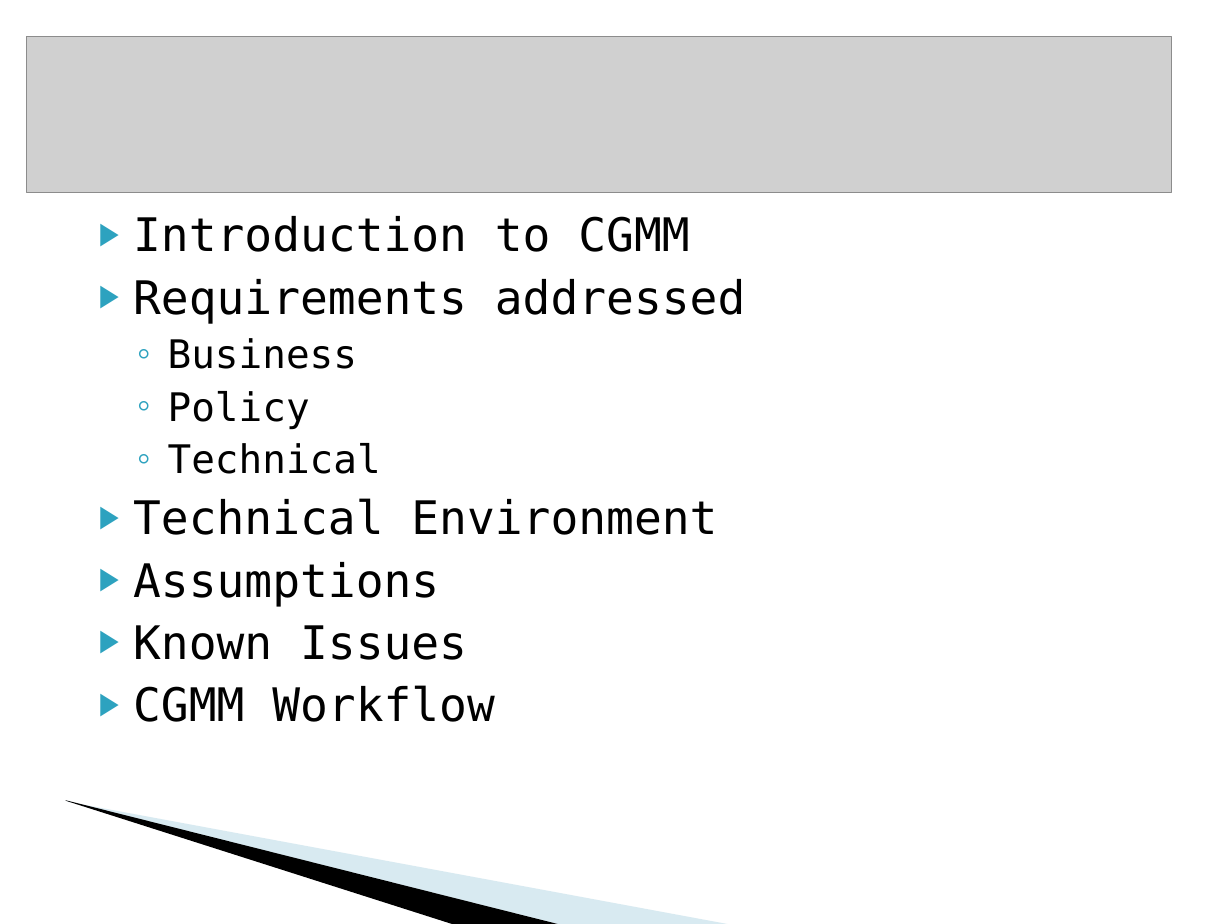
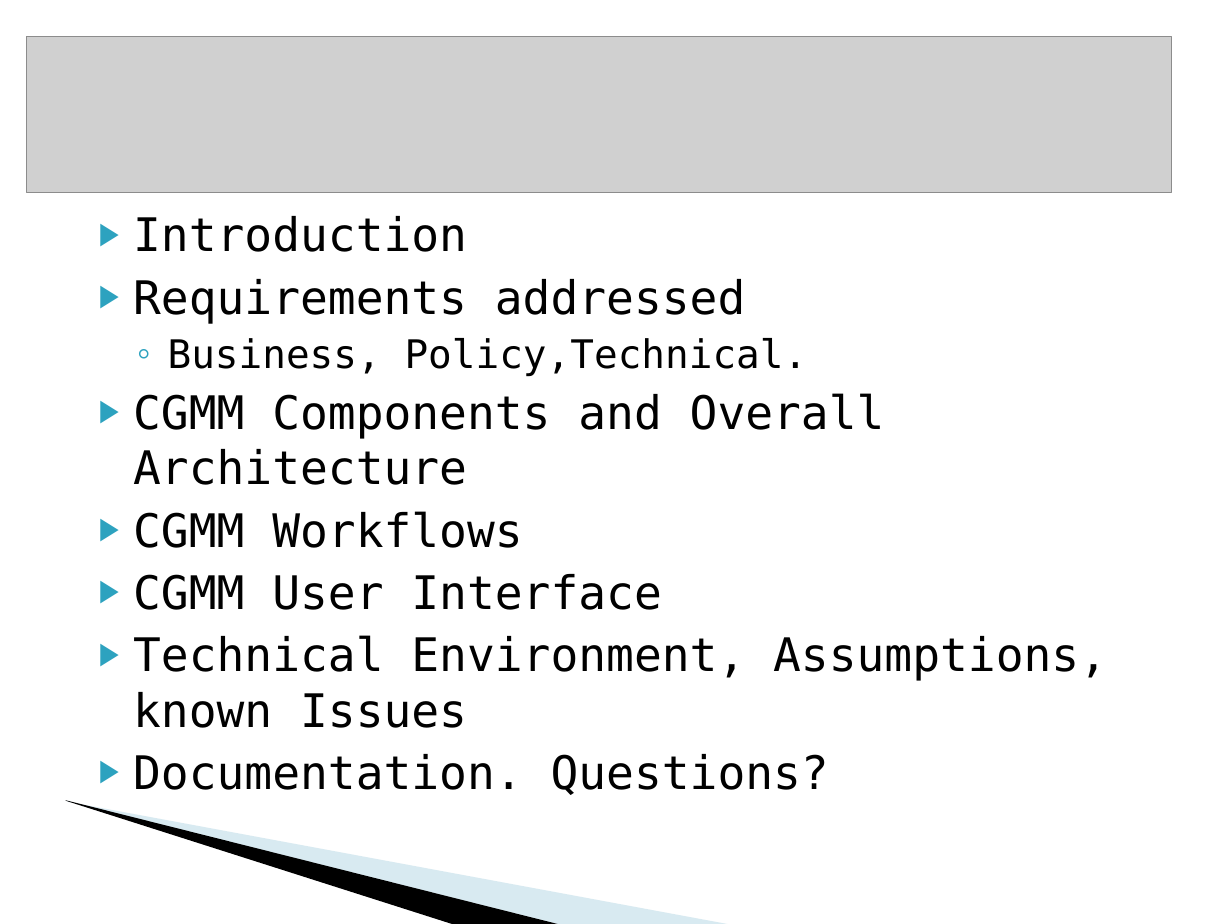
Before and after one commit to CBIIT/common-security-module-docs, a slide deck: slide 2 of CSM v4.1/Development/Design/CSM GAARDS Migration Module Presentation caGrid Users List 10-18-2008.ppt. Drawn at 1232x924 pixels with LibreOffice and Linux fonts; fonts in the diff are those of the drawing; grey boxes stand for pictures; background and template pictures are left out. Boxes give left, top, right and bottom in pixels: in the first picture for what was removed or moved away, otherwise in the second. Text is boxed around its words. In the diff, an @@ line names an element or a change of style, - is before the commit and + after.

```diff
--- a/CSM v4.1/Development/Design/CSM GAARDS Migration Module Presentation caGrid Users List 10-18-2008.ppt
+++ b/CSM v4.1/Development/Design/CSM GAARDS Migration Module Presentation caGrid Users List 10-18-2008.ppt
@@ text at (133, 216, 467, 252): text changed @@
-▶ Introduction to CGMM
+▶ Introduction
@@ text at (133, 338, 1107, 795): text changed @@
-  ◦ Business
-  ◦ Policy
-  ◦ Technical
-▶ Technical Environment
-▶ Assumptions
-▶ Known Issues
-▶ CGMM Workflow
+  ◦ Business, Policy,Technical.
+▶ CGMM Components and Overall Architecture
+▶ CGMM Workflows
+▶ CGMM User Interface
+▶ Technical Environment, Assumptions, known Issues
+▶ Documentation. Questions?
```
Also in this commit, not shown: 1 other slide changed, 8 slides added, 2 slides removed.
